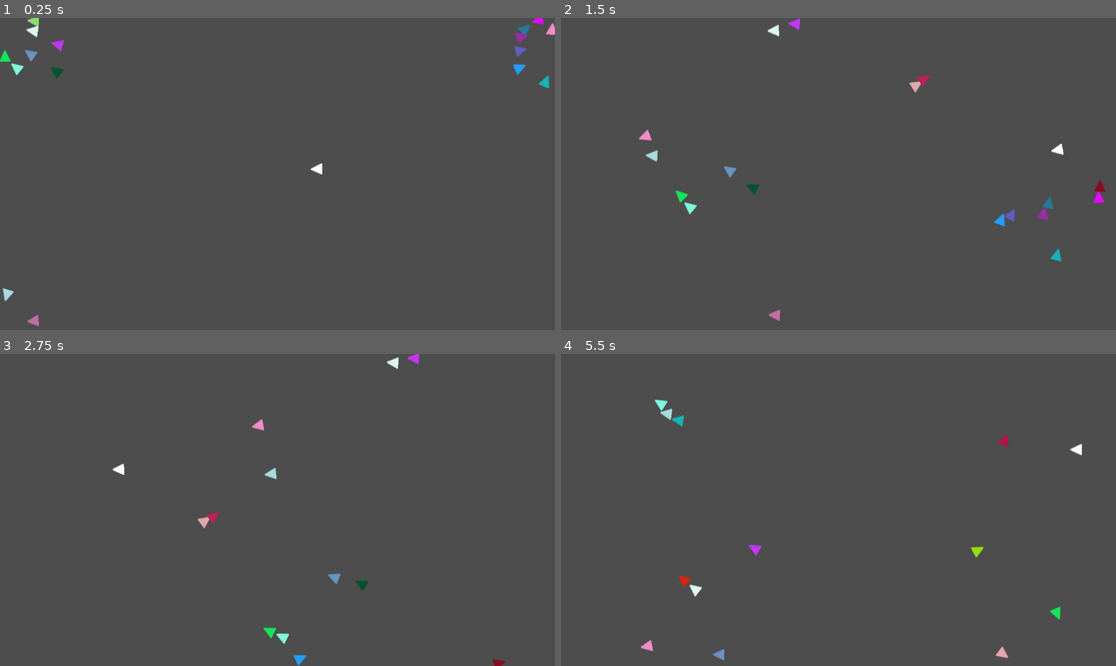
Above: before the commit, frames 1-4 (two rows, left to right).
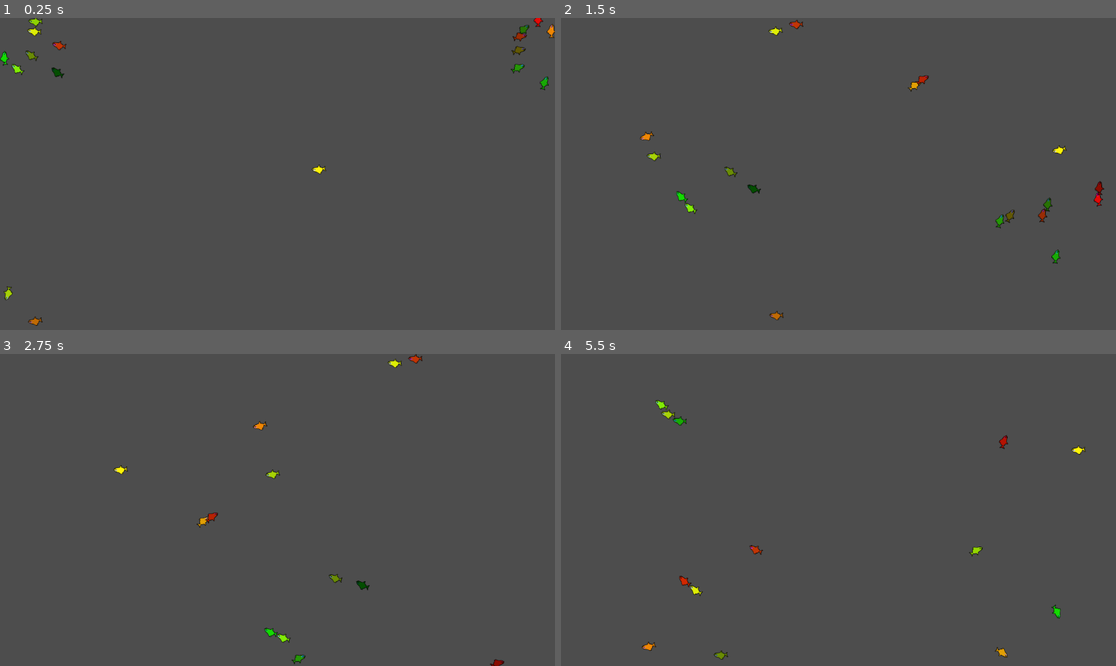
Above: after the commit, the same moments.

Repository: Jesuscanwalk/Under-da-sea
Game: Godot game, scene res://Fish/test2.tscn
Two runs of this game, one before a commit and one after it. Both use one fixed random seed, a clock stepped at 60 frames per second and the inputs below. The project has no main scene, so this scene is started directly.
Inputs:
- Up to frame 1 (0.25 s): no input
- Up to frame 2 (1.5 s): hold D (right) 0.53-1.28 s; hold S (down) from 1.28 s (still down)
- Up to frame 3 (2.75 s): release S (down) at 2.03 s; hold D (right) from 2.03 s (still down)
- Up to frame 4 (5.5 s): release D (right) at 2.78 s; hold W (up) 2.78-3.53 s; hold A (left) 3.53-5.03 s; hold S (down) from 5.03 s (still down)

The runs differ from the first frame. In frame 1, 0.9% of the frame differs, in the area x 0-100%, y 0-99%; in frame 2, 1.0%, in the area x 14-99%, y 0-98%; in frame 3, 0.7%; in frame 4, 0.7%.

Commit message:
meoput fish in

Diff:
--- a/under-da-sea/Fish/fish.tscn
+++ b/under-da-sea/Fish/fish.tscn
@@ -1,7 +1,7 @@
 [gd_scene load_steps=5 format=3 uid="uid://cnv6j7ubi85lw"]
 
 [ext_resource type="Script" path="res://Fish/fish.gd" id="1_vvukt"]
-[ext_resource type="Texture2D" uid="uid://daoemsjeh53x0" path="res://Fish/bigtriangle.png" id="2_gfwov"]
+[ext_resource type="Texture2D" uid="uid://qqfffev3tor3" path="res://Fish/fishy2.png" id="2_exkc7"]
 
 [sub_resource type="RectangleShape2D" id="RectangleShape2D_803s2"]
 size = Vector2(9.5, 7)
@@ -13,10 +13,10 @@
 script = ExtResource("1_vvukt")
 
 [node name="Sprite2D" type="Sprite2D" parent="."]
-position = Vector2(-6.18343, -0.543153)
-rotation = -1.54776
-scale = Vector2(1.55467, 1.32119)
-texture = ExtResource("2_gfwov")
+position = Vector2(-6.57682, 1.6246)
+rotation = -0.115469
+scale = Vector2(1.00894, 0.939482)
+texture = ExtResource("2_exkc7")
 
 [node name="CollisionShape2D" type="CollisionShape2D" parent="."]
 position = Vector2(-1.25, -1.5)
Binary file added: under-da-sea/Fish/fishy.png
Not shown, added: under-da-sea/Fish/fishy.png.import
Binary file added: under-da-sea/Fish/fishy2.png
Not shown, added: under-da-sea/Fish/fishy2.png.import
Binary file added: under-da-sea/Fish/fishy3.png
Not shown, added: under-da-sea/Fish/fishy3.png.import
Not shown: 1 places in under-da-sea/tile_map.tscn that only renumber resources
Not shown, added: .DS_Store
